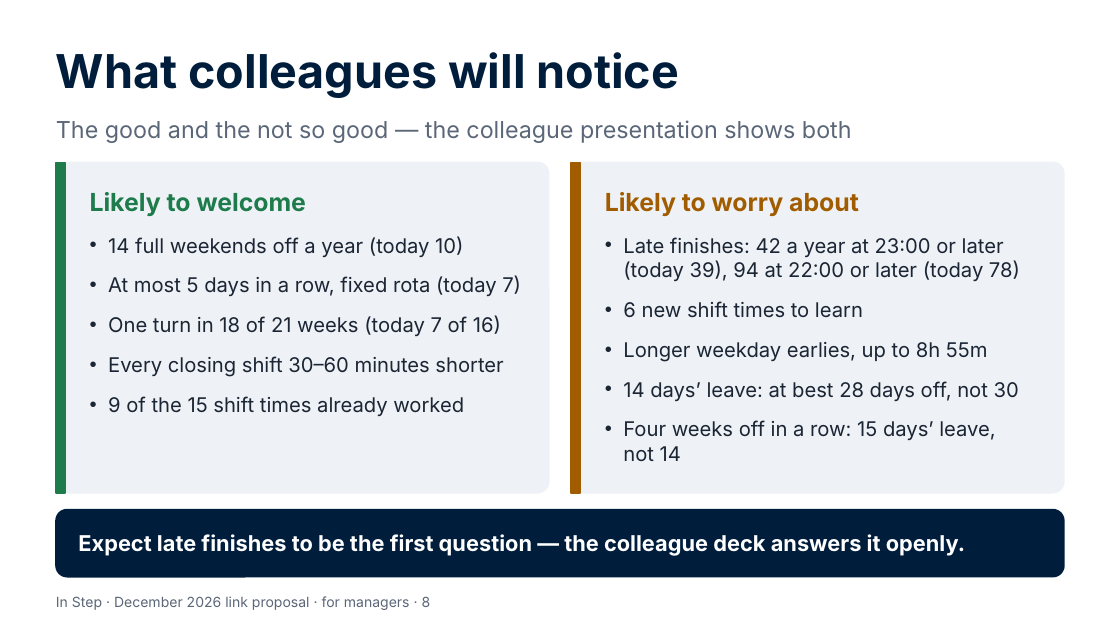
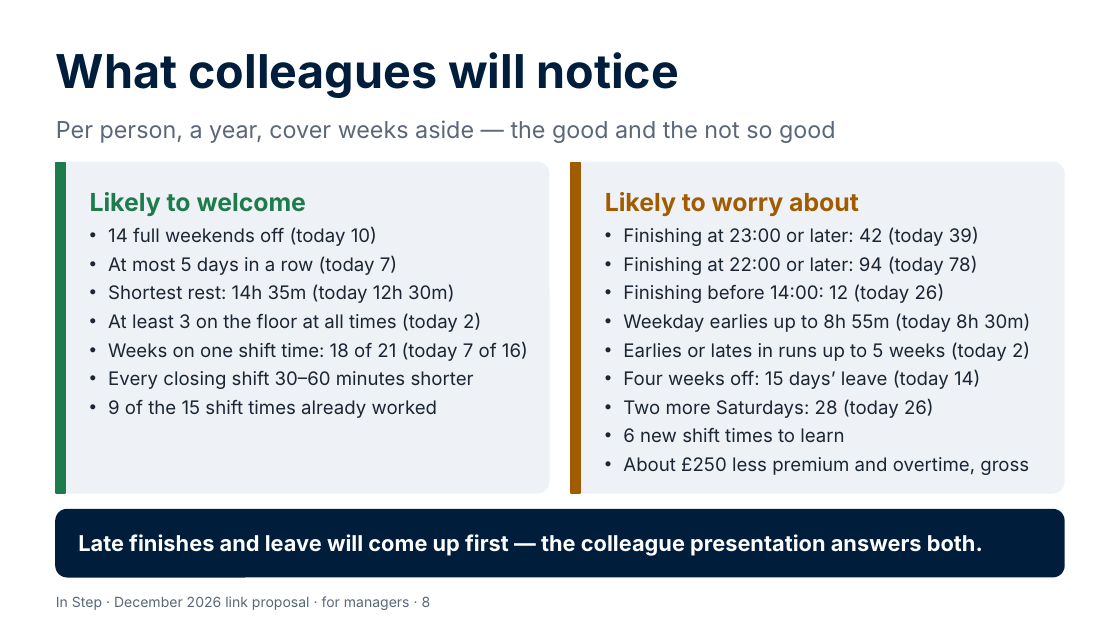
Before and after one commit to Garethdavidmiller/roster-app, a slide deck: slide 8 of docs/links-26/presentations/In-Step-for-managers.pptx. Drawn at 1120x630 pixels with LibreOffice and Linux fonts; fonts in the diff are those of the drawing. Boxes give left, top, right and bottom in pixels: in the first picture for what was removed or moved away, otherwise in the second. Text is boxed around its words. In the diff, an @@ line names an element or a change of style, - is before the commit and + after.

```diff
--- a/docs/links-26/presentations/In-Step-for-managers.pptx
+++ b/docs/links-26/presentations/In-Step-for-managers.pptx
@@ text at <box>56,120,836,143</box>: text changed @@
-The good and the not so good — the colleague presentation shows both
+Per person, a year, cover weeks aside — the good and the not so good
@@ text "14 full weekends off (today ...": place and size @@
-text "14 full weekends off (today ..." at <box>108,236,521,416</box>
+text "14 full weekends off (today ..." at <box>108,227,528,418</box>
@@ text at <box>108,227,528,361</box>: text changed; size 13 to 12 pt @@
-• 14 full weekends off a year (today 10)
-• At most 5 days in a row, fixed rota (today 7)
-• One turn in 18 of 21 weeks (today 7 of 16)
+• 14 full weekends off (today 10)
+• At most 5 days in a row (today 7)
+• Shortest rest: 14h 35m (today 12h 30m)
+• At least 3 on the floor at all times (today 2)
+• Weeks on one shift time: 18 of 21 (today 7 of 16)
@@ text "Finishing at 23:00 or later: ...": place and size @@
-text "Finishing at 23:00 or later: ..." at <box>623,237,1020,461</box>
+text "Finishing at 23:00 or later: ..." at <box>623,227,1030,475</box>
@@ text at <box>623,227,1030,418</box>: text changed; size 13 to 12 pt @@
-• Late finishes: 42 a year at 23:00 or later (today 39), 94 at 22:00 or later (today 78)
+• Finishing at 23:00 or later: 42 (today 39)
+• Finishing at 22:00 or later: 94 (today 78)
+• Finishing before 14:00: 12 (today 26)
+• Weekday earlies up to 8h 55m (today 8h 30m)
+• Earlies or lates in runs up to 5 weeks (today 2)
+• Four weeks off: 15 days’ leave (today 14)
+• Two more Saturdays: 28 (today 26)
@@ text at <box>108,371,474,418</box>: size 13 to 12 pt in "Every closing shift 30–60 minutes shorter", "9 of the 15 shift times already ..."; less space between paragraphs @@
@@ text at <box>623,428,844,442</box>: size 13 to 12 pt in "6 new shift times to learn"; less space between paragraphs @@
@@ text at <box>623,457,1029,475</box>: text changed; size 13 to 12 pt @@
-• Longer weekday earlies, up to 8h 55m
-• 14 days’ leave: at best 28 days off, not 30
-• Four weeks off in a row: 15 days’ leave, not 14
+• About £250 less premium and overtime, gross
@@ text at <box>78,534,983,556</box>: text changed @@
-Expect late finishes to be the first question — the colleague deck answers it openly.
+Late finishes and leave will come up first — the colleague presentation answers both.
```
Also in this commit, not shown: 9 other slides changed, 9 other files.
